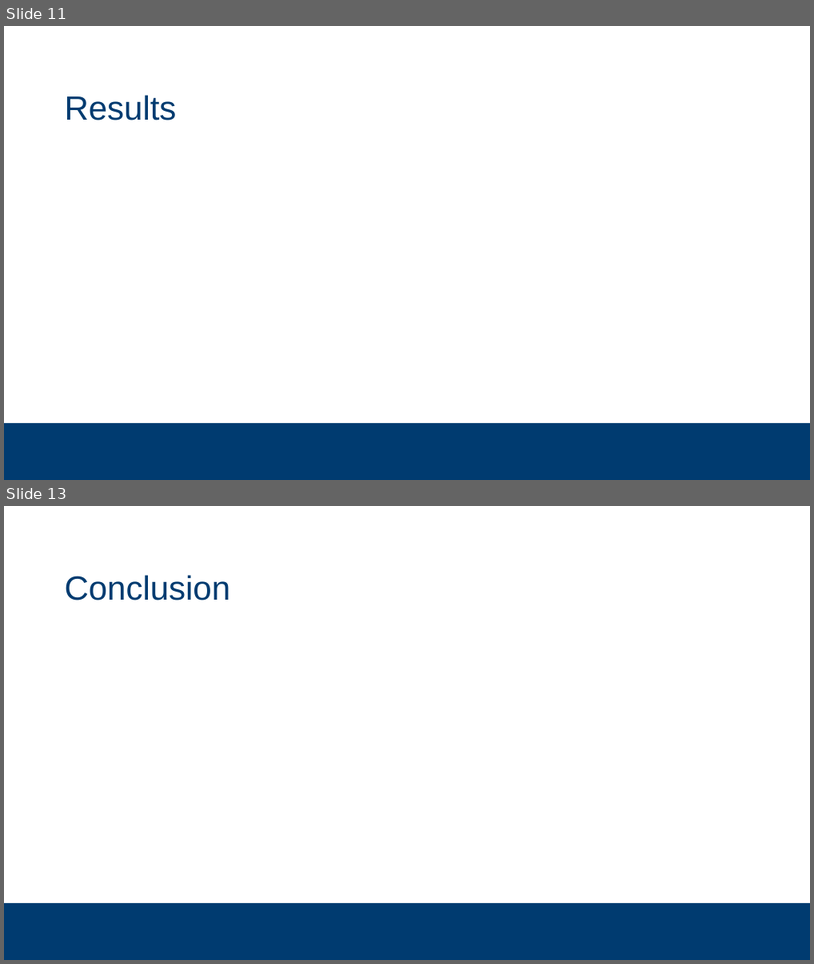
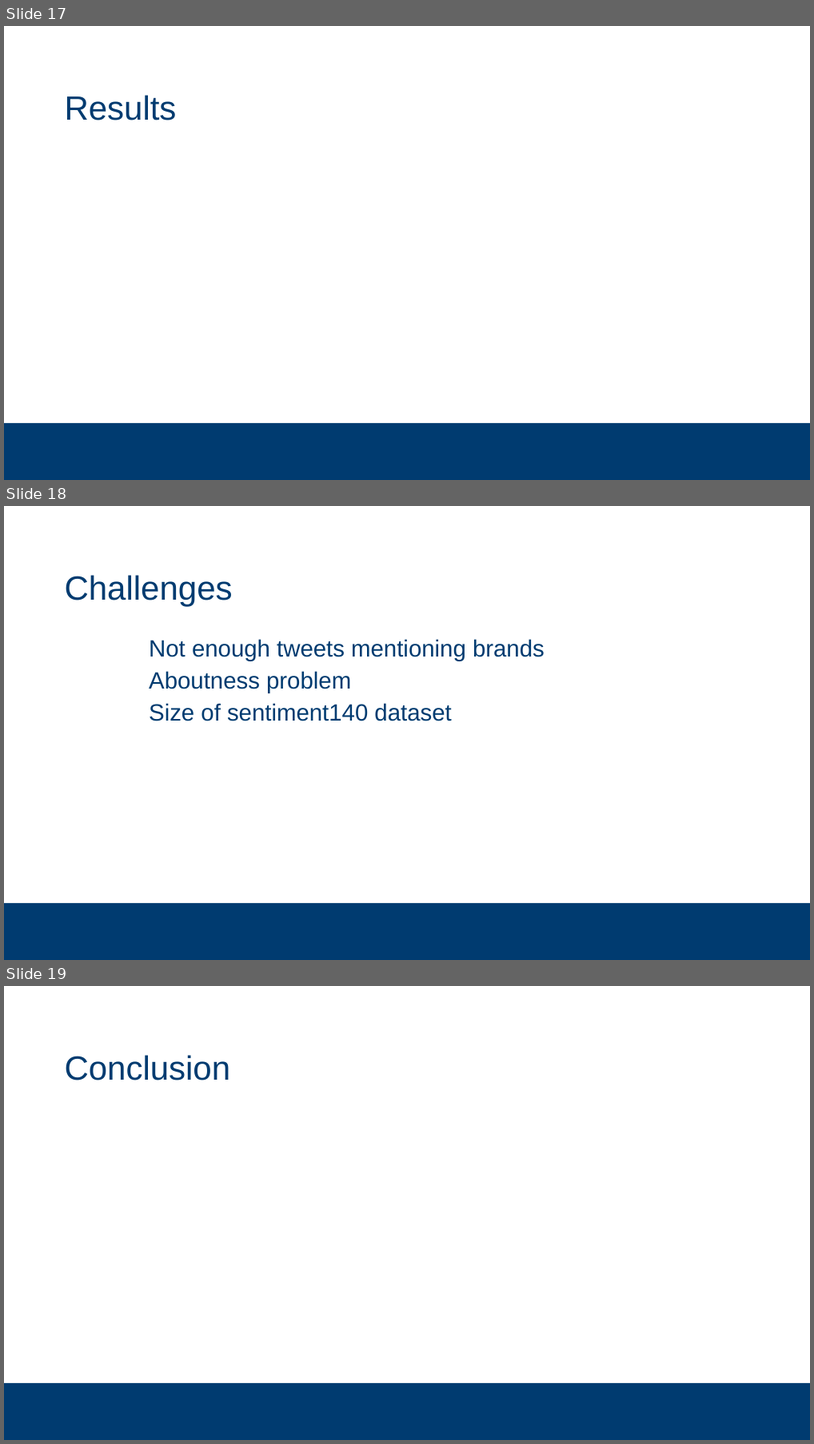
Before and after one commit to subsystem3/project, a slide deck: Final-Project-Team-2.pptx. Shown one above the other, each under a label of ours: slides 11 and 13 before the commit, slides 17, 18 and 19 after it; the slides between them are not shown. The pictures are 814x964 and 814x1444 pixels, drawn with LibreOffice and Linux fonts; fonts in the diff are those of the drawing; background and template pictures are left out. Boxes give left, top, right and bottom in pixels: in the first picture for what was removed or moved away, otherwise in the second. Text is boxed around its words. In the diff, an @@ line names an element or a change of style, - is before the commit and + after.

```diff
--- a/Final-Project-Team-2.pptx
+++ b/Final-Project-Team-2.pptx
@@ slide 18 added at box(4, 506, 810, 960), background #FFFFFF; not listed: 1 template element that a slide beside it also shows @@
@@ title added at box(65, 575, 233, 607), 40 pt, text #003B70 @@
+Challenges
@@ text added at box(149, 639, 545, 721), 28 pt, text #003B70 @@
+  Not enough tweets mentioning brands
+  Aboutness problem
+  Size of sentiment140 dataset
@@ what was slide 11 is now slide 17 @@
@@ what was slide 13 is now slide 19 @@
```
Also in this commit, not shown: 8 slides changed, 9 other slides added, 4 slides removed.
